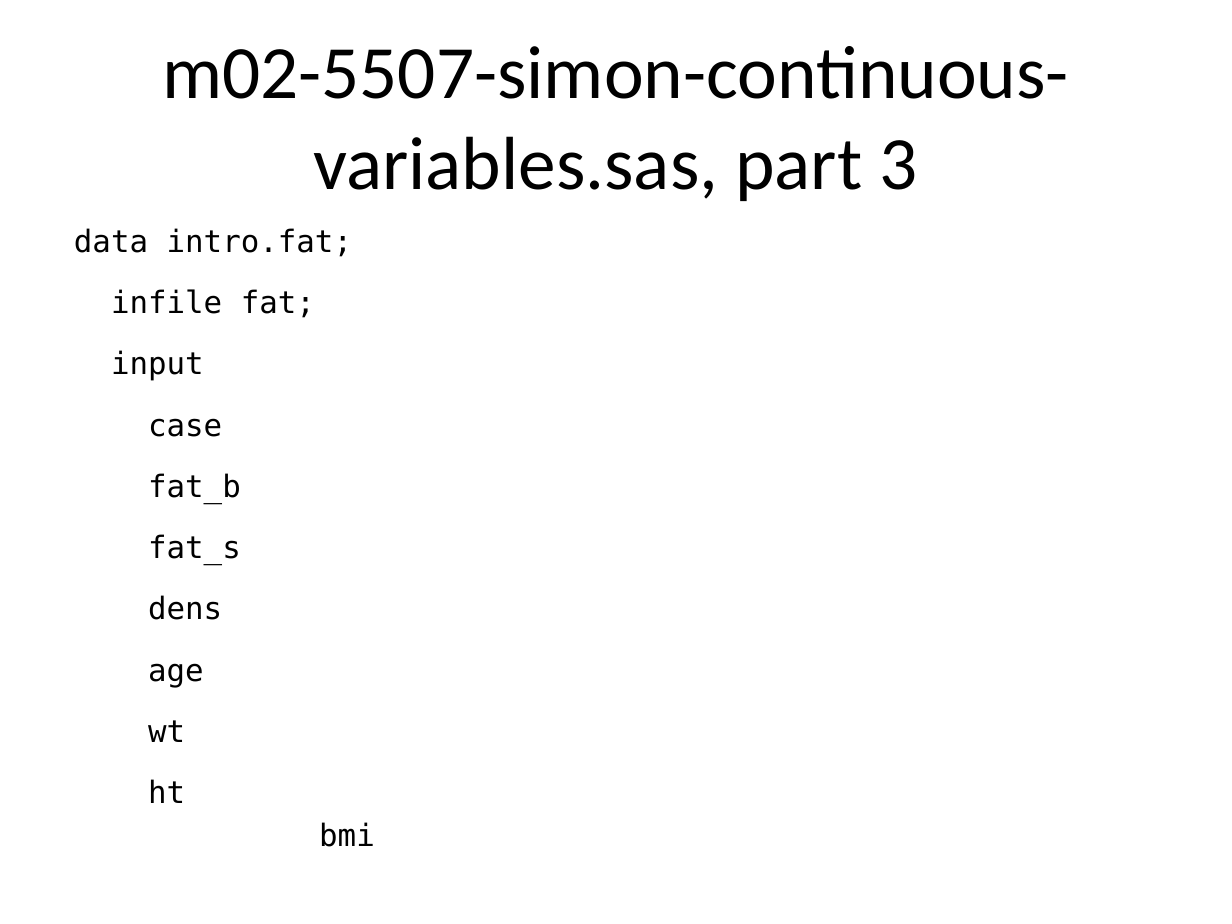
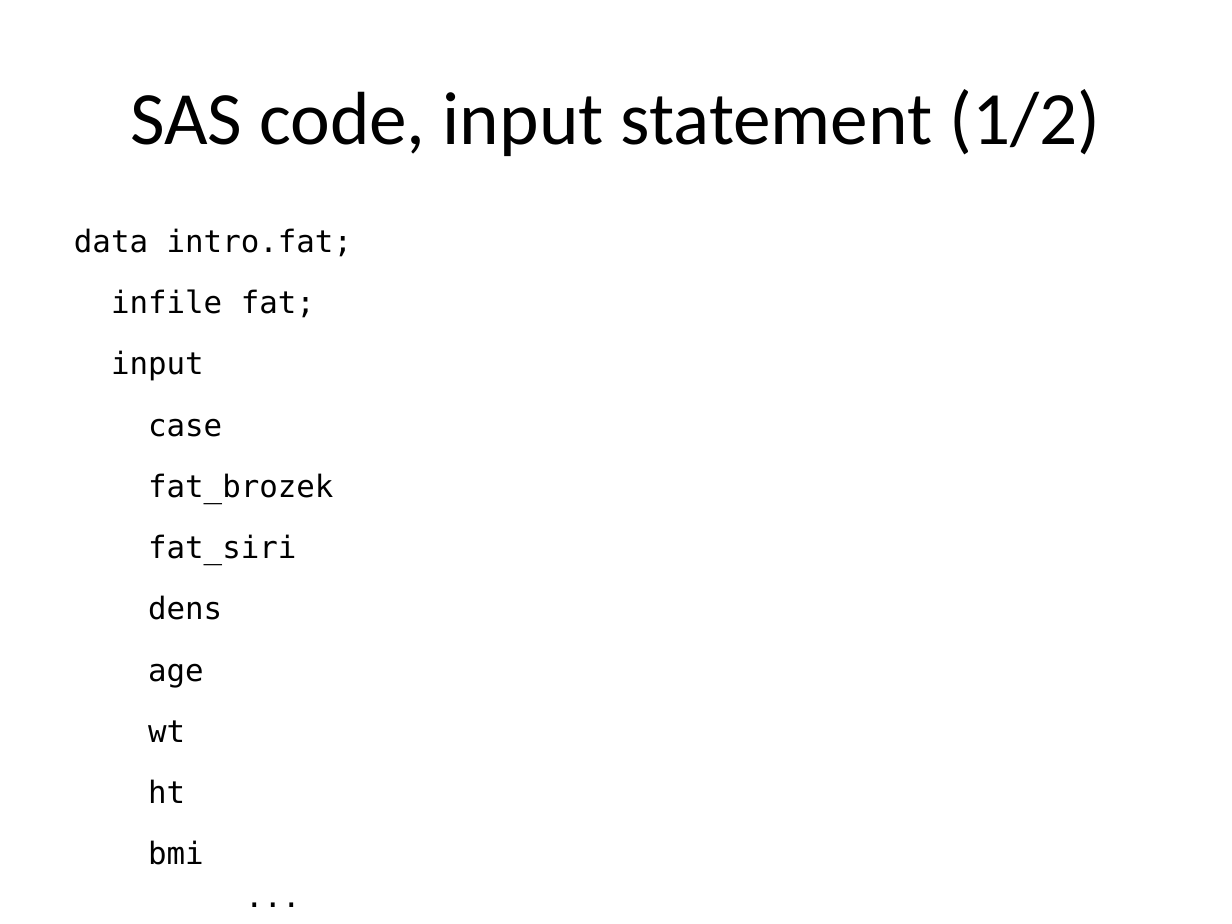
Before and after one commit to pmean/introduction-to-SAS, a slide deck: slide 8 of results/m02-slides-and-speaker-notes.pptx. Drawn at 1232x924 pixels with LibreOffice and Linux fonts; fonts in the diff are those of the drawing. Boxes give left, top, right and bottom in pixels: in the first picture for what was removed or moved away, otherwise in the second. Text is boxed around its words. In the diff, an @@ line names an element or a change of style, - is before the commit and + after.

```diff
--- a/results/m02-slides-and-speaker-notes.pptx
+++ b/results/m02-slides-and-speaker-notes.pptx
@@ title at (130, 89, 1100, 156): text changed @@
-m02-5507-simon-continuous-variables.sas, part 3
+SAS code, input statement (1/2)
@@ text at (74, 228, 352, 803): text changed @@
-data intro.fat;
-infile fat;
-input
-case
-fat_b
-fat_s
-dens
-age
-wt
-ht
-bmi
+data intro.fat;
+infile fat;
+input
+case
+fat_brozek
+fat_siri
+dens
+age
+wt
+ht
+bmi
+...
```
Also in this commit, not shown: 27 other slides changed, 23 slides added, 26 slides removed, 29 other files.
